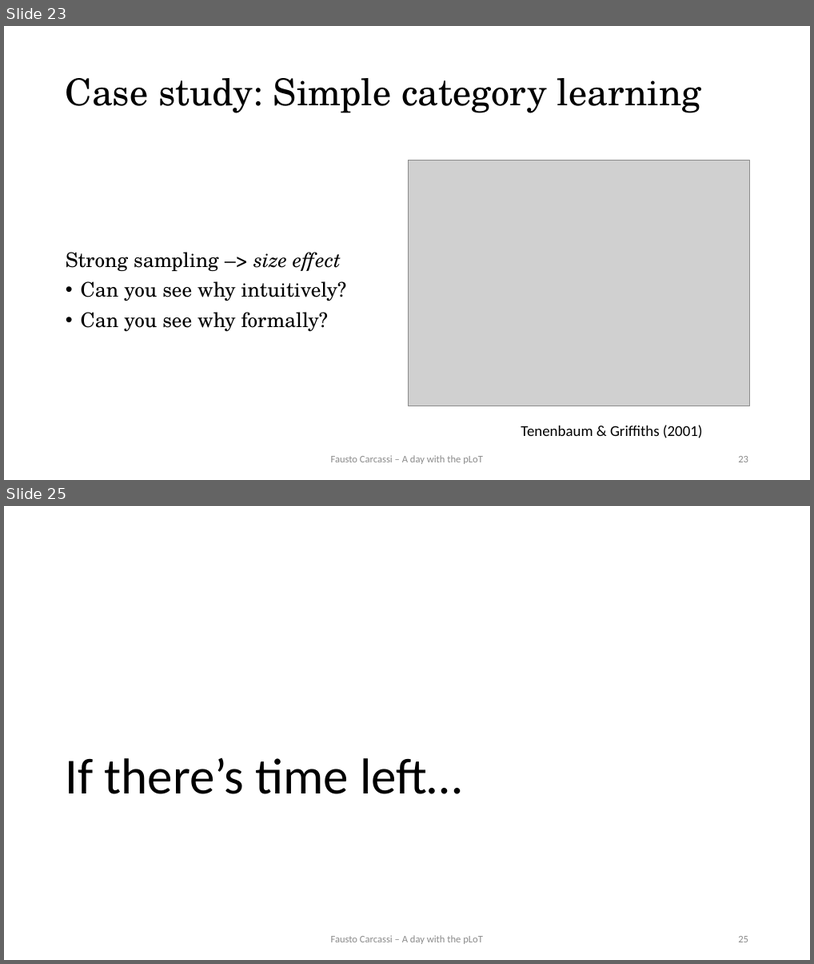
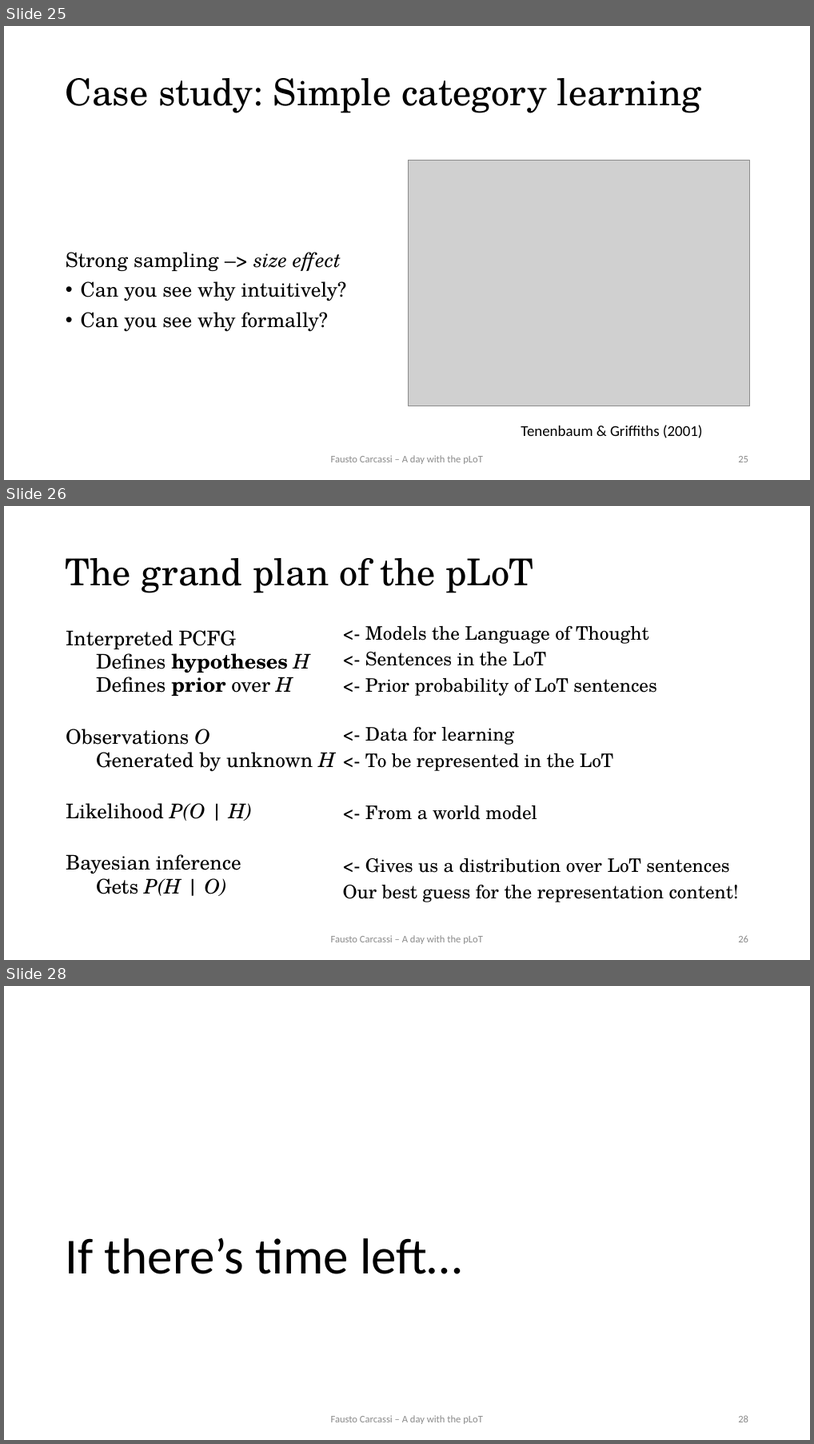
Before and after one commit to thelogicalgrammar/pLoT_workshop, a slide deck: book/lectures/2.pptx. Shown one above the other, each under a label of ours: slides 23 and 25 before the commit, slides 25, 26 and 28 after it; the slides between them are not shown. The pictures are 814x964 and 814x1444 pixels, drawn with LibreOffice and Linux fonts; fonts in the diff are those of the drawing; grey boxes stand for pictures. Boxes give left, top, right and bottom in pixels: in the first picture for what was removed or moved away, otherwise in the second. Text is boxed around its words. In the diff, an @@ line names an element or a change of style, - is before the commit and + after.

```diff
--- a/book/lectures/2.pptx
+++ b/book/lectures/2.pptx
@@ slide 26 added at (4, 506, 810, 960), background #FFFFFF @@
@@ title added at (66, 558, 534, 593), 44 pt, text #000000 @@
+The grand plan of the pLoT
@@ text added at (66, 630, 335, 896), 24 pt, text #000000 @@
+Interpreted PCFG
+  Defines hypotheses H
+  Defines prior over H
+Observations O
+  Generated by unknown H
+Likelihood P(O | H)
+Bayesian inference
+  Gets P(H | O)
@@ text added at (343, 626, 739, 902), 22.2 pt, text #000000 @@
+<- Models the Language of Thought
+<- Sentences in the LoT
+<- Prior probability of LoT sentences
+<- Data for learning
+<- To be represented in the LoT
+<- From a world model
+<- Gives us a distribution over LoT sentences
+Our best guess for the representation content!
@@ text added at (331, 935, 483, 944), 12 pt, text #8C8C8C @@
+Fausto Carcassi – A day with the pLoT
@@ page number added at (738, 935, 749, 942), 12 pt, text #8C8C8C @@
+26
@@ what was slide 23 is now slide 25 @@
@@ what was slide 25 is now slide 28 @@
```
Also in this commit, not shown: 4 slides changed, 3 other slides added, 18 other files.
